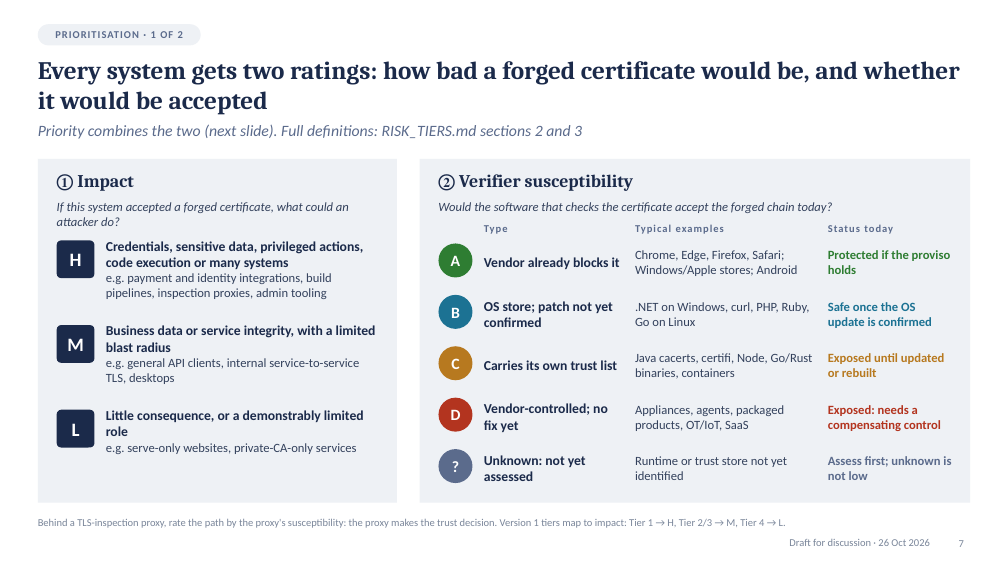
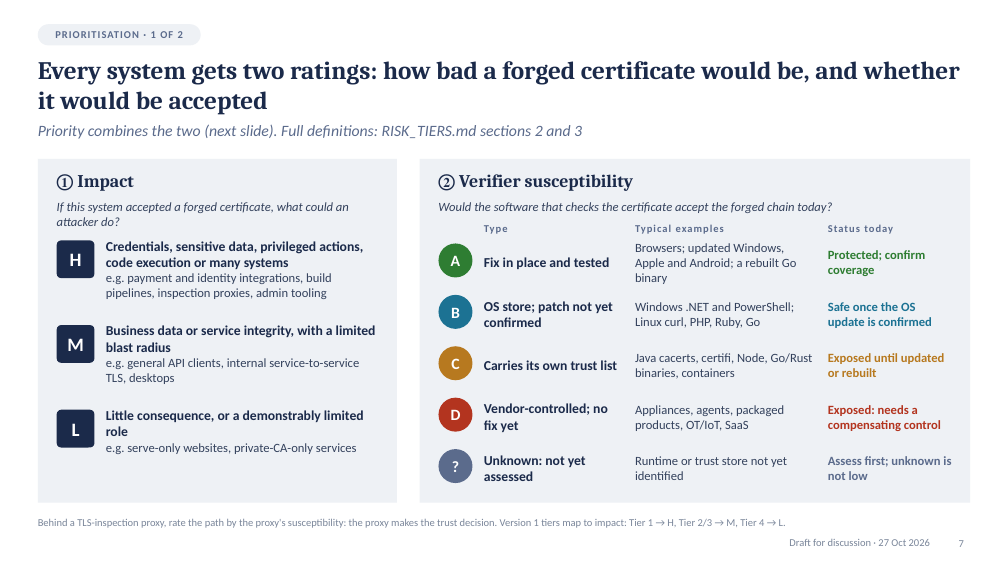
Before and after one commit to jfang88/eMudhraResponse, a slide deck: slide 7 of eMudhra-response-briefing.pptx. Drawn at 1008x567 pixels with LibreOffice and Linux fonts; fonts in the diff are those of the drawing. Boxes give left, top, right and bottom in pixels: in the first picture for what was removed or moved away, otherwise in the second. Text is boxed around its words. In the diff, an @@ line names an element or a change of style, - is before the commit and + after.

```diff
--- a/eMudhra-response-briefing.pptx
+++ b/eMudhra-response-briefing.pptx
@@ text at (484,257,609,269): text changed @@
-Vendor already blocks it
+Fix in place and tested
@@ text at (635,243,797,284): text changed @@
-Chrome, Edge, Firefox, Safari; Windows/Apple stores; Android
+Browsers; updated Windows, Apple and Android; a rebuilt Go binary
@@ text at (828,250,925,276): text changed @@
-Protected if the proviso holds
+Protected; confirm coverage
@@ text at (635,302,794,328): text changed @@
-.NET on Windows, curl, PHP, Ruby, Go on Linux
+Windows .NET and PowerShell; Linux curl, PHP, Ruby, Go
@@ text at (789,539,930,546): text changed @@
-Draft for discussion · 26 Oct 2026
+Draft for discussion · 27 Oct 2026
```
Also in this commit, not shown: 15 other slides changed, 13 other files.
